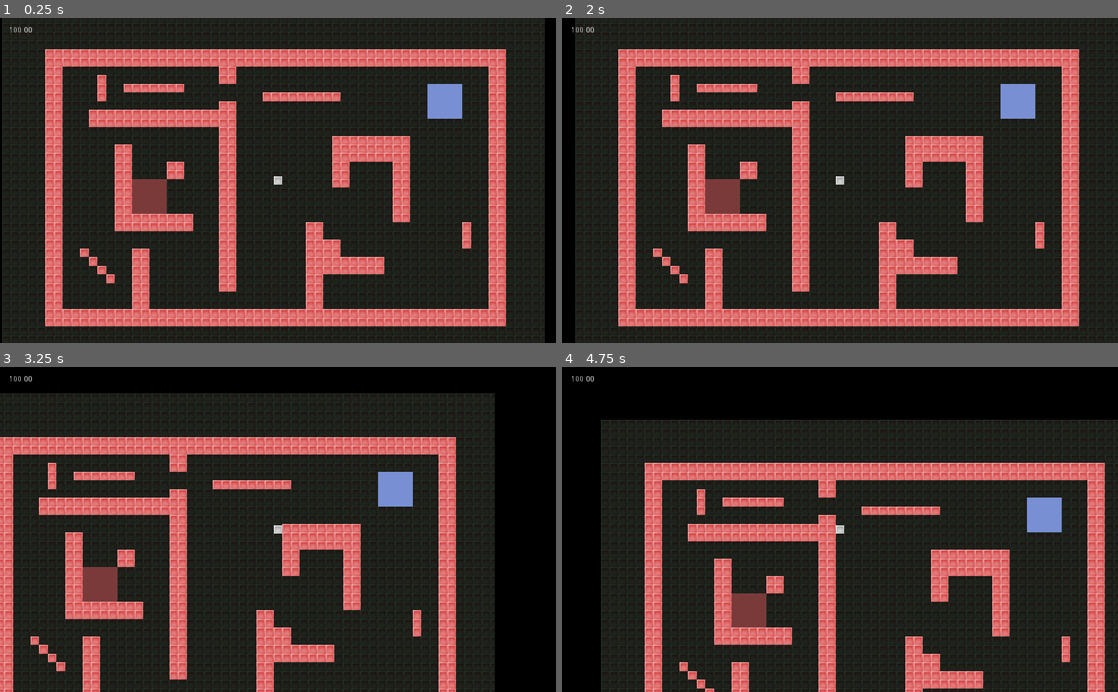
Above: before the commit, frames 1-4 (two rows, left to right).
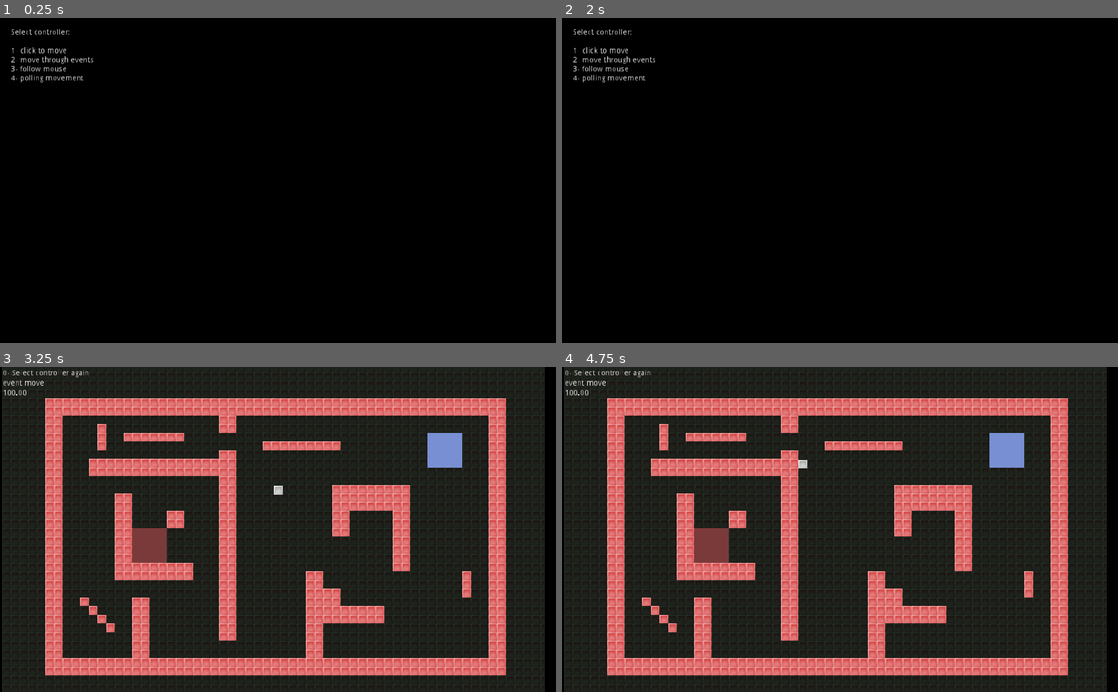
Above: after the commit, the same moments.

Repository: ManFabv/UNL-Godot-PVJ3-Actividad-2
Game: Godot game, scene res://main_controller_selection.tscn
Two runs of this game, one before a commit and one after it. Both use one fixed random seed, a clock stepped at 60 frames per second and the inputs below. Before the commit the project starts from res://main.tscn.
Inputs (mouse positions are in pixels of both pictures, inside the frame that each line leads up to):
- Up to frame 1 (0.25 s): no input
- Up to frame 2 (2 s): tap Enter at 0.5, 1.25 s; move the mouse to (962, 164) at 0.52 s; press the mouse at (962, 164) at 0.53 s; hold Right (move_right) 0.53-1.28 s; tap 1 (select_click_to_move, bound only after the commit) at 0.8, 1.35 s; move the mouse to (728, 196) at 1.27 s; release the mouse at (728, 196) at 1.28 s; hold Left (move_left) from 1.28 s (still down); tap 5 (select_controller, bound only after the commit) at 1.55 s
- Up to frame 3 (3.25 s): tap Enter at 2 s; move the mouse to (333, 458) at 2.02 s; release Left (move_left) at 2.03 s; hold Right (move_right) 2.03-2.78 s; hold 5 (select_controller, bound only after the commit) 2.03-2.78 s; tap 2 (select_event_move, bound only after the commit) at 2.3, 2.85 s; move the mouse to (250, 594) at 2.77 s; hold Up (move_up) from 2.78 s (still down); tap 3 (select_mouse_move, bound only after the commit) at 3.05 s
- Up to frame 4 (4.75 s): move the mouse to (1006, 578) at 3.52 s; release Up (move_up) at 3.53 s; hold 3 (select_mouse_move, bound only after the commit) 3.53-4.28 s; hold Left (move_left) from 3.53 s (still down); tap 4 (select_polling_move, bound only after the commit) at 3.8, 4.35 s; move the mouse to (673, 480) at 4.27 s; click (673, 480) at 4.55 s

The runs differ from the first frame. In frame 1, 98% of the frame differs, in the area x 0-98%, y 0-100%; in frame 2, 98%, in the area x 1-100%, y 0-100%; in frame 3, 53%; in frame 4, 57%.

Commit message:
Now I have a main scene that allows us to select a kind of controller that we want

Diff:
--- a/HUD/hud.gd
+++ b/HUD/hud.gd
@@ -1,8 +1,10 @@
 extends Control
 
+onready var health = $VBoxContainer/health
+
 func _on_health_change(amount):
-	$health.text = str(amount).pad_decimals(2)
+	health.text = str(amount).pad_decimals(2)
 
 
 func _on_player_im_dead():
-	$health.text = "DEAD"
+	health.text = "DEAD"
--- /dev/null
+++ b/levels/level_01.gd
@@ -0,0 +1,8 @@
+extends Node2D
+
+const main_controller_selection_scene = "res://main_controller_selection.tscn"
+
+func _input(event):
+	if (event.is_action_pressed("select_controller")):
+		# warning-ignore:return_value_discarded
+		get_tree().change_scene(main_controller_selection_scene)
--- a/main.tscn
+++ b/levels/level_01.tscn
@@ -1,12 +1,13 @@
 [gd_scene load_steps=6 format=2]
 
-[ext_resource path="res://levels/tileset.tres" type="TileSet" id=1]
-[ext_resource path="res://obstacles/damagezone.gd" type="Script" id=2]
-[ext_resource path="res://player/player.tscn" type="PackedScene" id=3]
-[ext_resource path="res://HUD/hud.gd" type="Script" id=4]
-[ext_resource path="res://levels/obstacle.png" type="Texture" id=5]
+[ext_resource path="res://levels/obstacle.png" type="Texture" id=1]
+[ext_resource path="res://levels/tileset.tres" type="TileSet" id=2]
+[ext_resource path="res://HUD/hud.gd" type="Script" id=3]
+[ext_resource path="res://obstacles/damagezone.gd" type="Script" id=4]
+[ext_resource path="res://levels/level_01.gd" type="Script" id=5]
 
 [node name="main" type="Node2D"]
+script = ExtResource( 5 )
 __meta__ = {
 "_edit_group_": true
 }
@@ -60,12 +61,6 @@
 visible = false
 polygon = PoolVector2Array( -32, -32, 32, -32, 32, 32, -32, 32 )
 
-[node name="player" parent="." groups=["player"] instance=ExtResource( 3 )]
-position = Vector2( 108.528, 242.682 )
-
-[node name="RemoteTransform2D" type="RemoteTransform2D" parent="player"]
-remote_path = NodePath("../../Camera2D")
-
 [node name="Camera2D" type="Camera2D" parent="."]
 position = Vector2( 108.528, 242.682 )
 current = true
@@ -76,13 +71,29 @@
 [node name="HUD" type="Control" parent="CanvasLayer"]
 margin_right = 40.0
 margin_bottom = 40.0
-script = ExtResource( 4 )
+script = ExtResource( 3 )
 
-[node name="health" type="Label" parent="CanvasLayer/HUD"]
-margin_left = 16.0
-margin_top = 16.0
-margin_right = 64.0
+[node name="VBoxContainer" type="VBoxContainer" parent="CanvasLayer/HUD"]
+margin_left = 5.0
+margin_top = 5.0
+margin_right = 40.0
+margin_bottom = 40.0
+
+[node name="reset" type="Label" parent="CanvasLayer/HUD/VBoxContainer"]
+margin_right = 159.0
+margin_bottom = 14.0
+text = "0- Select controller again"
+
+[node name="controller" type="Label" parent="CanvasLayer/HUD/VBoxContainer"]
+margin_top = 18.0
+margin_right = 159.0
 margin_bottom = 32.0
+text = "controller"
+
+[node name="health" type="Label" parent="CanvasLayer/HUD/VBoxContainer"]
+margin_top = 36.0
+margin_right = 159.0
+margin_bottom = 50.0
 size_flags_vertical = 0
 text = "0000"
 
@@ -100,5 +111,3 @@
 [connection signal="body_exited" from="level1/obstacles/hurtZone" to="level1/obstacles/hurtZone" method="_on_zone_body_exit"]
 [connection signal="body_entered" from="level1/obstacles/healZone" to="level1/obstacles/healZone" method="_on_zone_body_enter"]
 [connection signal="body_exited" from="level1/obstacles/healZone" to="level1/obstacles/healZone" method="_on_zone_body_exit"]
-[connection signal="health_change" from="player" to="CanvasLayer/HUD" method="_on_health_change"]
-[connection signal="im_dead" from="player" to="CanvasLayer/HUD" method="_on_player_im_dead"]
--- /dev/null
+++ b/main_controller_selection.tscn
@@ -0,0 +1,23 @@
+[gd_scene load_steps=2 format=2]
+
+[ext_resource path="res://player_controller/player_controller_selection.gd" type="Script" id=1]
+
+[node name="main_controller_selection" type="Node2D"]
+script = ExtResource( 1 )
+
+[node name="Panel" type="Panel" parent="."]
+anchor_right = 1.0
+anchor_bottom = 1.0
+
+[node name="Label" type="Label" parent="Panel"]
+anchor_right = 1.0
+anchor_bottom = 1.0
+margin_left = 20.0
+margin_top = 20.0
+text = "Select controller:
+
+1- click to move
+2- move through events
+3- follow mouse
+4- polling movement"
+valign = 1
--- a/player/player_base.gd
+++ b/player/player_base.gd
@@ -27,6 +27,10 @@
 			emit_signal("im_dead")
 			dead = true
 			set_physics_process(false)
+			return
 	elif health > MAX_HEALTH:
 		health = MAX_HEALTH
+		return
+
+	if !dead:
 		emit_signal("health_change",health)
--- /dev/null
+++ b/player/player_click_to_move.tscn
@@ -0,0 +1,7 @@
+[gd_scene load_steps=3 format=2]
+
+[ext_resource path="res://player/player_polling_move.tscn" type="PackedScene" id=1]
+[ext_resource path="res://player/player_click_to_move.gd" type="Script" id=2]
+
+[node name="player_click_to_move" groups=["player"] instance=ExtResource( 1 )]
+script = ExtResource( 2 )
--- /dev/null
+++ b/player/player_event_move.tscn
@@ -0,0 +1,7 @@
+[gd_scene load_steps=3 format=2]
+
+[ext_resource path="res://player/player_polling_move.tscn" type="PackedScene" id=1]
+[ext_resource path="res://player/player_event_move.gd" type="Script" id=2]
+
+[node name="player_event_move" instance=ExtResource( 1 )]
+script = ExtResource( 2 )
--- /dev/null
+++ b/player/player_mouse_move.tscn
@@ -0,0 +1,7 @@
+[gd_scene load_steps=3 format=2]
+
+[ext_resource path="res://player/player_polling_move.tscn" type="PackedScene" id=1]
+[ext_resource path="res://player/player_mouse_move.gd" type="Script" id=2]
+
+[node name="player_mouse_move" instance=ExtResource( 1 )]
+script = ExtResource( 2 )
--- a/player/player.tscn
+++ b/player/player_polling_move.tscn
@@ -6,7 +6,7 @@
 [sub_resource type="RectangleShape2D" id=1]
 extents = Vector2( 7.9, 7.9 )
 
-[node name="player" type="KinematicBody2D"]
+[node name="player_polling_move" type="KinematicBody2D" groups=["player"]]
 collision/safe_margin = 0.01
 script = ExtResource( 1 )
 
--- /dev/null
+++ b/player_controller/main_click_to_move.tscn
@@ -0,0 +1,15 @@
+[gd_scene load_steps=3 format=2]
+
+[ext_resource path="res://levels/level_01.tscn" type="PackedScene" id=1]
+[ext_resource path="res://player/player_click_to_move.tscn" type="PackedScene" id=2]
+
+[node name="main_click_to_move" instance=ExtResource( 1 )]
+
+[node name="controller" parent="CanvasLayer/HUD/VBoxContainer" index="1"]
+text = "click to move"
+
+[node name="player_click_to_move" parent="." index="4" instance=ExtResource( 2 )]
+position = Vector2( 109, 244 )
+
+[connection signal="health_change" from="player_click_to_move" to="CanvasLayer/HUD" method="_on_health_change"]
+[connection signal="im_dead" from="player_click_to_move" to="CanvasLayer/HUD" method="_on_player_im_dead"]
--- /dev/null
+++ b/player_controller/main_event_move.tscn
@@ -0,0 +1,15 @@
+[gd_scene load_steps=3 format=2]
+
+[ext_resource path="res://levels/level_01.tscn" type="PackedScene" id=1]
+[ext_resource path="res://player/player_event_move.tscn" type="PackedScene" id=2]
+
+[node name="main_event_move" instance=ExtResource( 1 )]
+
+[node name="controller" parent="CanvasLayer/HUD/VBoxContainer" index="1"]
+text = "event move"
+
+[node name="player_event_move" parent="." index="4" instance=ExtResource( 2 )]
+position = Vector2( 109, 242 )
+
+[connection signal="health_change" from="player_event_move" to="CanvasLayer/HUD" method="_on_health_change"]
+[connection signal="im_dead" from="player_event_move" to="CanvasLayer/HUD" method="_on_player_im_dead"]
--- /dev/null
+++ b/player_controller/main_mouse_move.tscn
@@ -0,0 +1,15 @@
+[gd_scene load_steps=3 format=2]
+
+[ext_resource path="res://levels/level_01.tscn" type="PackedScene" id=1]
+[ext_resource path="res://player/player_mouse_move.tscn" type="PackedScene" id=2]
+
+[node name="main_mouse_move" instance=ExtResource( 1 )]
+
+[node name="controller" parent="CanvasLayer/HUD/VBoxContainer" index="1"]
+text = "mouse move"
+
+[node name="player_mouse_move" parent="." index="4" instance=ExtResource( 2 )]
+position = Vector2( 108, 244 )
+
+[connection signal="health_change" from="player_mouse_move" to="CanvasLayer/HUD" method="_on_health_change"]
+[connection signal="im_dead" from="player_mouse_move" to="CanvasLayer/HUD" method="_on_player_im_dead"]
--- /dev/null
+++ b/player_controller/main_polling_move.tscn
@@ -0,0 +1,15 @@
+[gd_scene load_steps=3 format=2]
+
+[ext_resource path="res://levels/level_01.tscn" type="PackedScene" id=1]
+[ext_resource path="res://player/player_polling_move.tscn" type="PackedScene" id=2]
+
+[node name="main_polling_move" instance=ExtResource( 1 )]
+
+[node name="controller" parent="CanvasLayer/HUD/VBoxContainer" index="1"]
+text = "polling move"
+
+[node name="player_polling_move" parent="." index="4" instance=ExtResource( 2 )]
+position = Vector2( 110, 246 )
+
+[connection signal="health_change" from="player_polling_move" to="CanvasLayer/HUD" method="_on_health_change"]
+[connection signal="im_dead" from="player_polling_move" to="CanvasLayer/HUD" method="_on_player_im_dead"]
--- /dev/null
+++ b/player_controller/player_controller_selection.gd
@@ -0,0 +1,23 @@
+extends Node2D
+
+const click_to_move_scene = "res://player_controller/main_click_to_move.tscn"
+const event_move_scene = "res://player_controller/main_event_move.tscn"
+const mouse_move_scene = "res://player_controller/main_mouse_move.tscn"
+const polling_move_scene = "res://player_controller/main_polling_move.tscn"
+
+func _input(event):
+	if (event.is_action_pressed("select_click_to_move")):
+		# warning-ignore:return_value_discarded
+		get_tree().change_scene(click_to_move_scene)
+
+	if (event.is_action_pressed("select_event_move")):
+		# warning-ignore:return_value_discarded
+		get_tree().change_scene(event_move_scene)
+
+	if (event.is_action_pressed("select_mouse_move")):
+		# warning-ignore:return_value_discarded
+		get_tree().change_scene(mouse_move_scene)
+
+	if (event.is_action_pressed("select_polling_move")):
+		# warning-ignore:return_value_discarded
+		get_tree().change_scene(polling_move_scene)
--- a/project.godot
+++ b/project.godot
@@ -21,7 +21,7 @@
 [application]
 
 config/name="ManriqueFabricio_Actividad_2"
-run/main_scene="res://main.tscn"
+run/main_scene="res://main_controller_selection.tscn"
 config/icon="res://icon.png"
 
 [display]
@@ -63,6 +63,32 @@
 "events": [ Object(InputEventMouseButton,"resource_local_to_scene":false,"resource_name":"","device":0,"alt":false,"shi …(212 unchanged characters)…
  ]
 }
+select_click_to_move={
+"deadzone": 0.5,
+"events": [ Object(InputEventKey,"resource_local_to_scene":false,"resource_name":"","device":0,"alt":false,"shift":false,"control":false,"meta":false,"command":false,"pressed":false,"scancode":49,"physical_scancode":0,"unicode":0,"echo":false,"script":null)
+ ]
+}
+select_event_move={
+"deadzone": 0.5,
+"events": [ Object(InputEventKey,"resource_local_to_scene":false,"resource_name":"","device":0,"alt":false,"shift":false,"control":false,"meta":false,"command":false,"pressed":false,"scancode":50,"physical_scancode":0,"unicode":0,"echo":false,"script":null)
+ ]
+}
+select_mouse_move={
+"deadzone": 0.5,
+"events": [ Object(InputEventKey,"resource_local_to_scene":false,"resource_name":"","device":0,"alt":false,"shift":false,"control":false,"meta":false,"command":false,"pressed":false,"scancode":51,"physical_scancode":0,"unicode":0,"echo":false,"script":null)
+ ]
+}
+select_polling_move={
+"deadzone": 0.5,
+"events": [ Object(InputEventKey,"resource_local_to_scene":false,"resource_name":"","device":0,"alt":false,"shift":false,"control":false,"meta":false,"command":false,"pressed":false,"scancode":52,"physical_scancode":0,"unicode":0,"echo":false,"script":null)
+ ]
+}
+select_controller={
+"deadzone": 0.5,
+"events": [ Object(InputEventKey,"resource_local_to_scene":false,"resource_name":"","device":0,"alt":false,"shift":false,"control":false,"meta":false,"command":false,"pressed":false,"scancode":53,"physical_scancode":0,"unicode":0,"echo":false,"script":null)
+, Object(InputEventKey,"resource_local_to_scene":false,"resource_name":"","device":0,"alt":false,"shift":false,"control":false,"meta":false,"command":false,"pressed":false,"scancode":16777217,"physical_scancode":0,"unicode":0,"echo":false,"script":null)
+ ]
+}
 
 [physics_2d]
 
Not shown: 4 places in levels/level_01.tscn that only renumber resources
